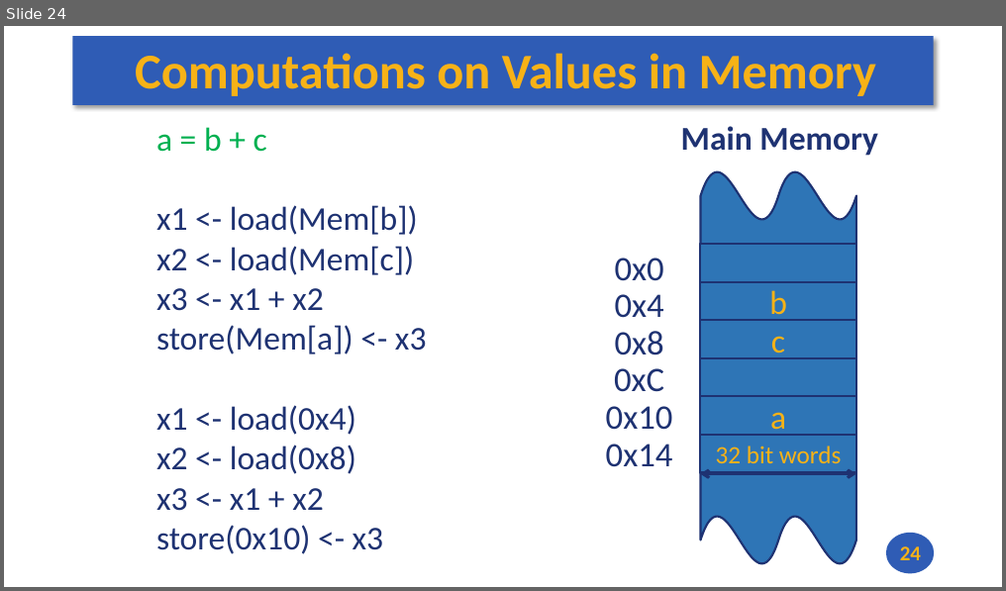
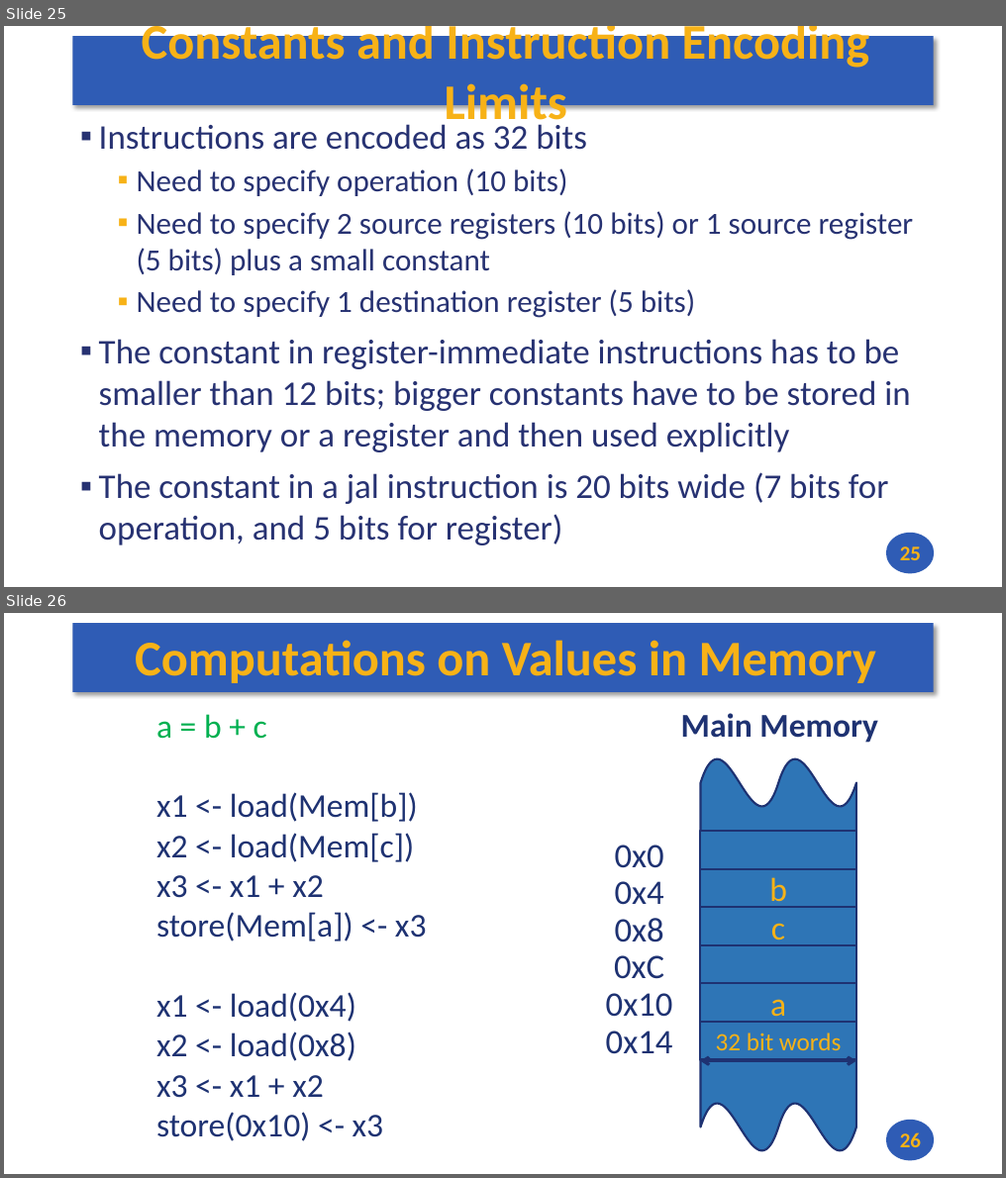
Before and after one commit to andrewt0301/hse-acos-course, a slide deck: docs/part1ca/03_CPU/CA_Lecture_03.pptx. Shown one above the other, each under a label of ours: slide 24 before the commit, slides 25 and 26 after it. The pictures are 1006x591 and 1006x1178 pixels, drawn with LibreOffice and Linux fonts; fonts in the diff are those of the drawing. Boxes give left, top, right and bottom in pixels: in the first picture for what was removed or moved away, otherwise in the second. Text is boxed around its words. In the diff, an @@ line names an element or a change of style, - is before the commit and + after.

```diff
--- a/docs/part1ca/03_CPU/CA_Lecture_03.pptx
+++ b/docs/part1ca/03_CPU/CA_Lecture_03.pptx
@@ slide 25 added at [4,26,1002,587], background #FFFFFF; not listed: 2 template elements that a slide beside it also shows @@
@@ title added at [142,26,870,130], 48 pt, text #F7B217, bold @@
+Constants and Instruction Encoding Limits
@@ text added at [99,124,914,546], 33.3 pt, text #273272 @@
+▪ Instructions are encoded as 32 bits
+  ▪ Need to specify operation (10 bits)
+  ▪ Need to specify 2 source registers (10 bits) or 1 source register (5 bits) plus a small constant
+  ▪ Need to specify 1 destination register (5 bits)
+▪ The constant in register-immediate instructions has to be smaller than 12 bits; bigger constants have to be stored in the memory or a register and then used explicitly
+▪ The constant in a jal instruction is 20 bits wide (7 bits for operation, and 5 bits for register)
@@ page number added at [900,547,921,561], 20 pt, text #F7B217, bold @@
+25
@@ what was slide 24 is now slide 26 @@
@@ page number at [900,1133,921,1148]: text changed @@
-24
+26
```
Also in this commit, not shown: 2 other slides added, 1 other file.
